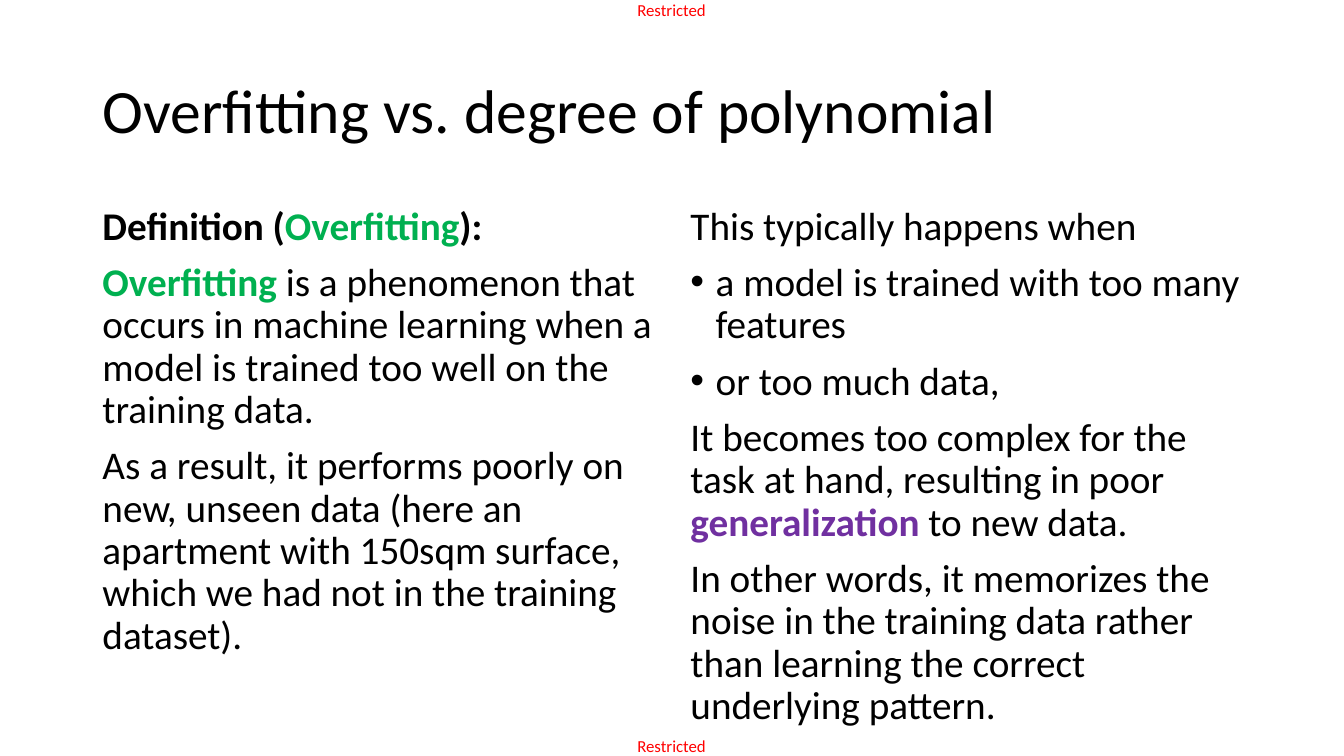
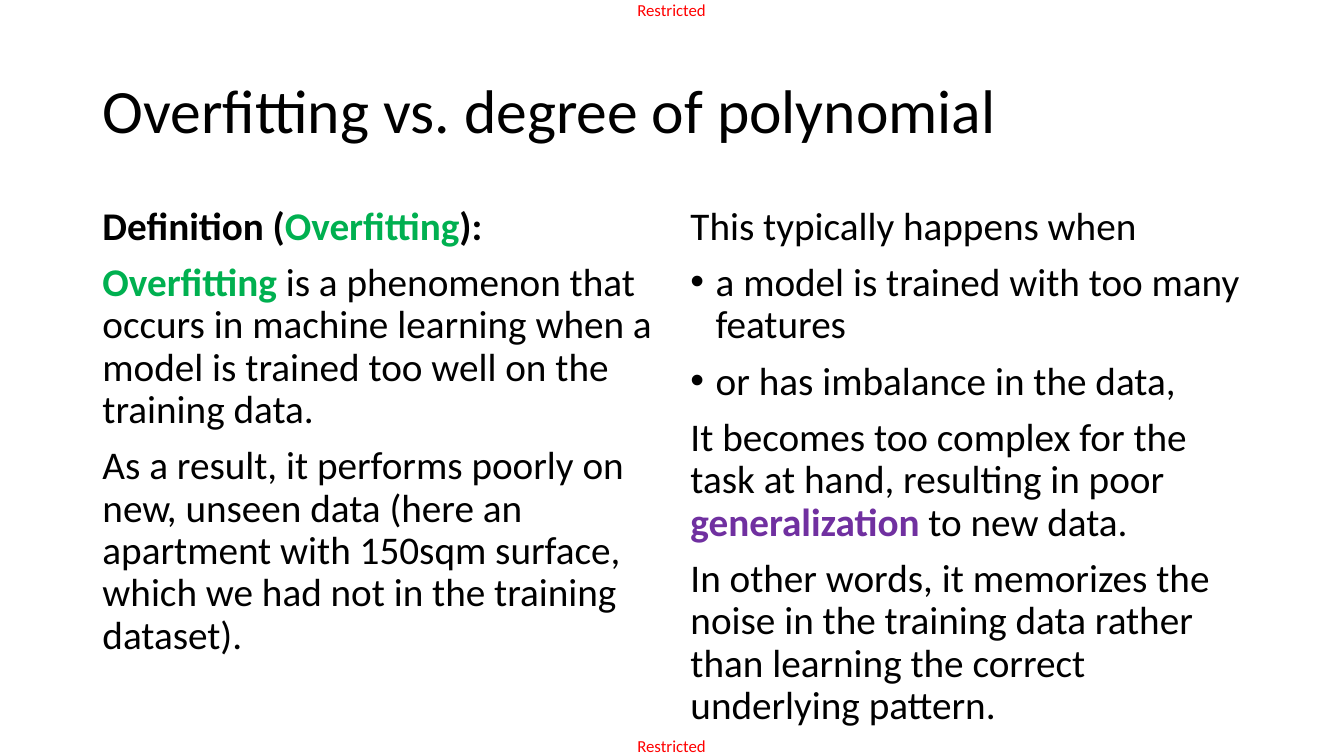
Before and after one commit to matthieudemari/SUTD_DL_50_039, a slide deck: slide 22 of W1/2. W1S2 final/W1S2.pptx. Drawn at 1344x756 pixels with LibreOffice and Linux fonts; fonts in the diff are those of the drawing. Boxes give left, top, right and bottom in pixels: in the first picture for what was removed or moved away, otherwise in the second. Text is boxed around its words. In the diff, an @@ line names an element or a change of style, - is before the commit and + after.

Commit message:
More slides on Week 2, adding a practice notebook 8.

```diff
--- a/W1/2. W1S2 final/W1S2.pptx
+++ b/W1/2. W1S2 final/W1S2.pptx
@@ text at [716,367,1175,400]: text changed @@
-• or too much data,
+• or has imbalance in the data,
```
Also in this commit, not shown: 11 other files.
